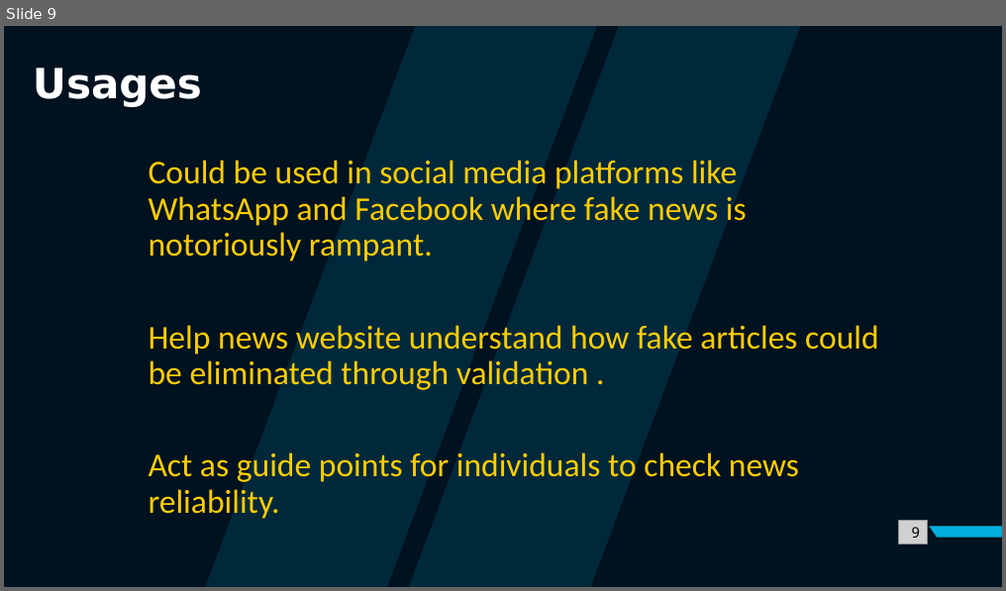
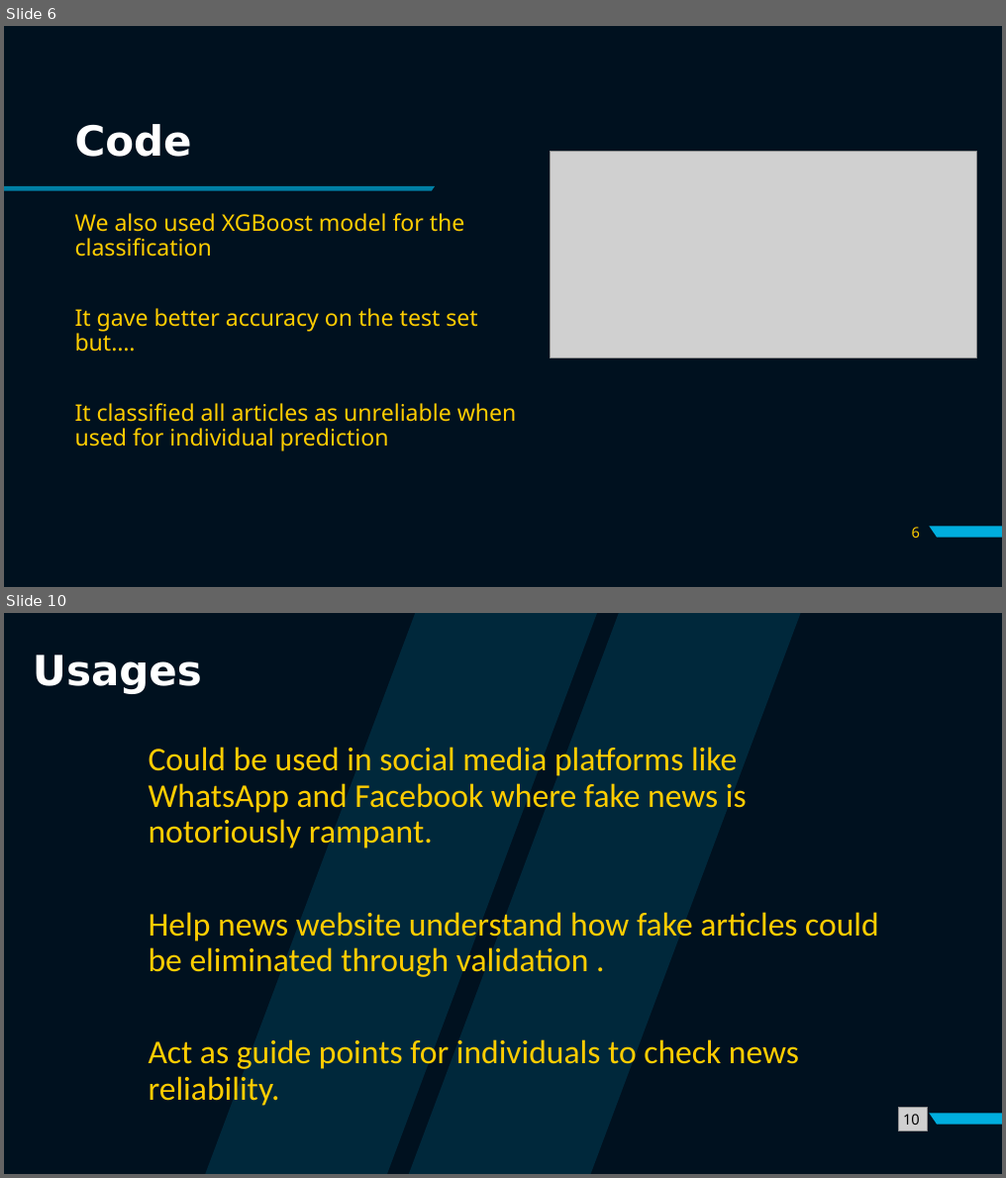
Before and after one commit to HackerSpace-PESU/fakenews-classifier, a slide deck: FinalProject.pptx. Shown one above the other, each under a label of ours: slide 9 before the commit, slides 6 and 10 after it; the slides between them are not shown. The pictures are 1006x591 and 1006x1178 pixels, drawn with LibreOffice and Linux fonts; fonts in the diff are those of the drawing; grey boxes stand for pictures. Boxes give left, top, right and bottom in pixels: in the first picture for what was removed or moved away, otherwise in the second. Text is boxed around its words. In the diff, an @@ line names an element or a change of style, - is before the commit and + after.

```diff
--- a/FinalProject.pptx
+++ b/FinalProject.pptx
@@ slide 6 added at (x1=4, y1=26, x2=1002, y2=587), background #00111F; not listed: 1 template element that a slide beside it also shows @@
@@ title added at (x1=75, y1=124, x2=192, y2=157), 40 pt, text #FFFFFF, bold @@
+Code
@@ picture added at (x1=549, y1=151, x2=976, y2=359) @@
@@ freeform shape added at (x1=4, y1=185, x2=436, y2=191), fill #00AEDE at 70% opacity @@
@@ text added at (x1=75, y1=213, x2=517, y2=452), 22 pt, text #FFCD00 @@
+We also used XGBoost model for the classification
+It gave better accuracy on the test set but….
+It classified all articles as unreliable when used for individual prediction
@@ page number added at (x1=912, y1=527, x2=920, y2=538), 14 pt, text #FFCD00 @@
+6
@@ what was slide 9 is now slide 10 @@
@@ page number at (x1=903, y1=1114, x2=920, y2=1125): text changed @@
-9
+10
```
Also in this commit, not shown: 9 slides changed.
